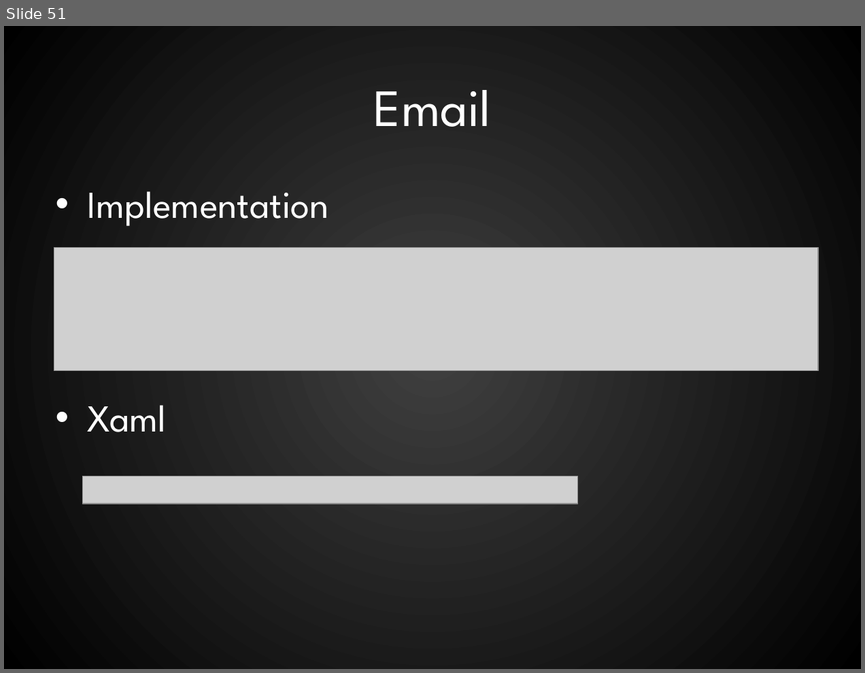
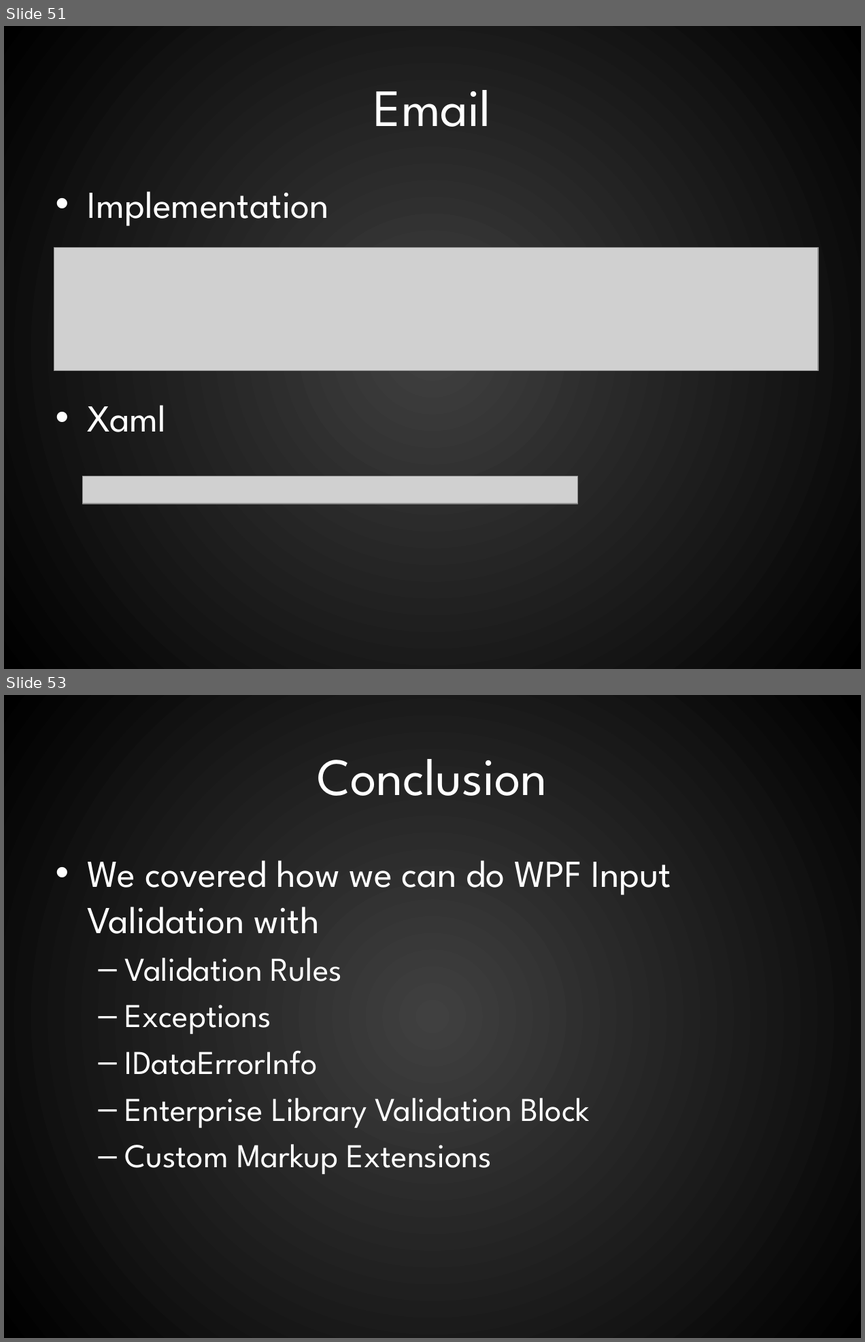
Before and after one commit to RookieOne/WPF-Input-Validation, a slide deck: WPF Validation.pptx. Shown one above the other, each under a label of ours: slide 51 before the commit, slides 51 and 53 after it; the slides between them are not shown. The pictures are 865x673 and 865x1342 pixels, drawn with LibreOffice and Linux fonts; fonts in the diff are those of the drawing; grey boxes stand for pictures. Boxes give left, top, right and bottom in pixels: in the first picture for what was removed or moved away, otherwise in the second. Text is boxed around its words. In the diff, an @@ line names an element or a change of style, - is before the commit and + after.

```diff
--- a/WPF Validation.pptx
+++ b/WPF Validation.pptx
@@ slide 53 added at <box>4,695,861,1338</box>, background gradient #404040 to #000000 @@
@@ title added at <box>317,759,547,796</box>, 44 pt, text #FFFFFF @@
+Conclusion
@@ text added at <box>88,860,671,1174</box>, 28 pt, text #FFFFFF @@
+• We covered how we can do WPF Input Validation with
+  – Validation Rules
+  – Exceptions
+  – IDataErrorInfo
+  – Enterprise Library Validation Block
+  – Custom Markup Extensions
```
Also in this commit, not shown: 12 slides changed, 3 other slides added.
